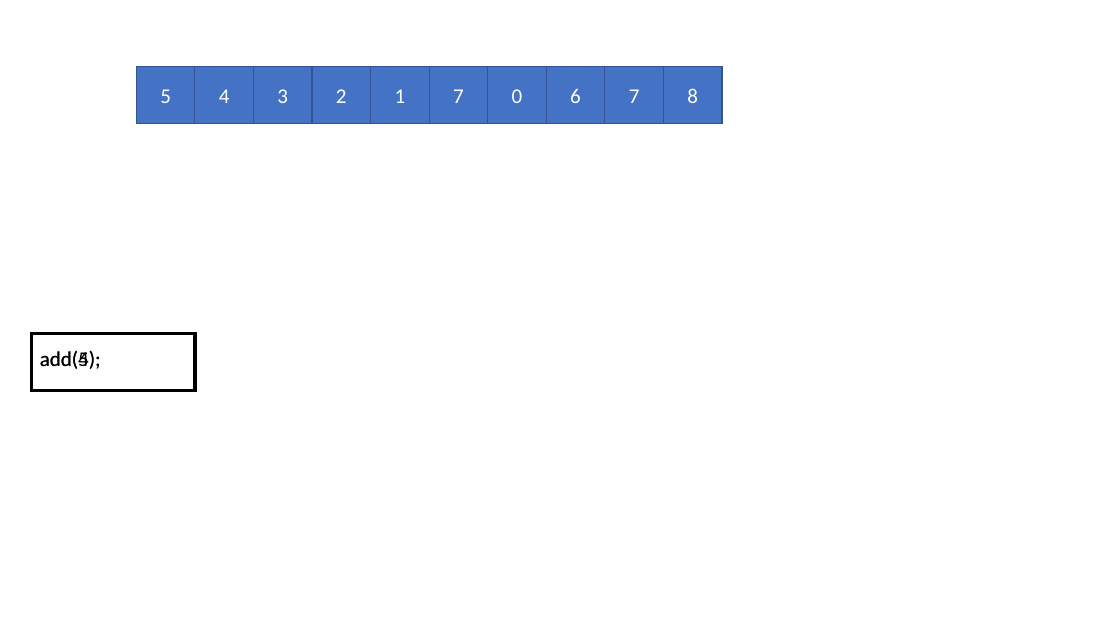
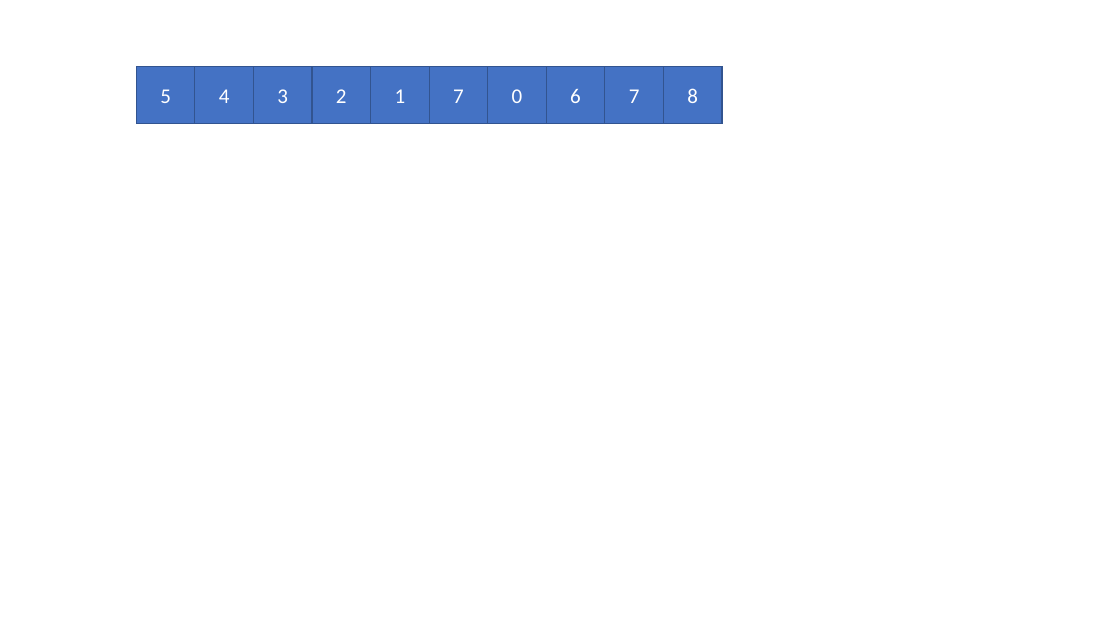
Before and after one commit to Programmiermethoden-CampusMinden/Prog2-Lecture, a slide deck: slide 1 of markdown/java-jvm/images/gif_vorlage/arraylist_vorlage.pptx. Drawn at 1120x630 pixels with LibreOffice and Linux fonts; fonts in the diff are those of the drawing. Boxes give left, top, right and bottom in pixels: in the first picture for what was removed or moved away, otherwise in the second. Text is boxed around its words. In the diff, an @@ line names an element or a change of style, - is before the commit and + after.

```diff
--- a/markdown/java-jvm/images/gif_vorlage/arraylist_vorlage.pptx
+++ b/markdown/java-jvm/images/gif_vorlage/arraylist_vorlage.pptx
@@ rectangle removed at (32, 334, 195, 391) @@
@@ text removed at (40, 350, 101, 369) @@
-add(5);
@@ text removed at (40, 350, 101, 369) @@
-add(4);
```
Also in this commit, not shown: 7 other slides changed, 2 slides removed, 1 other file.
